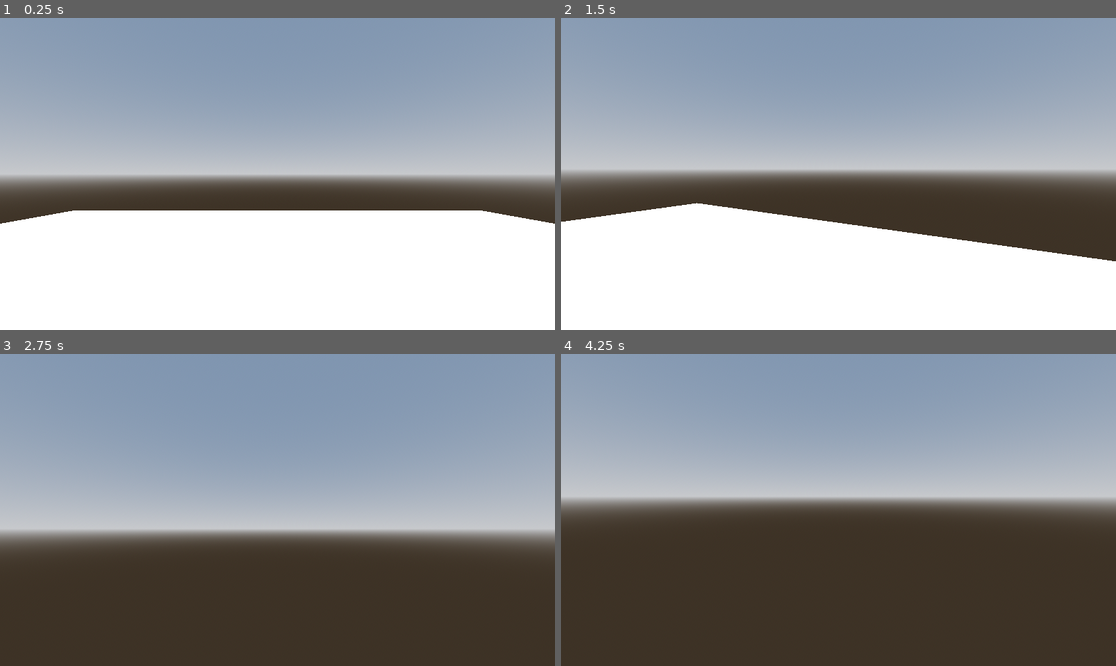
Above: before the commit, frames 1-4 (two rows, left to right).
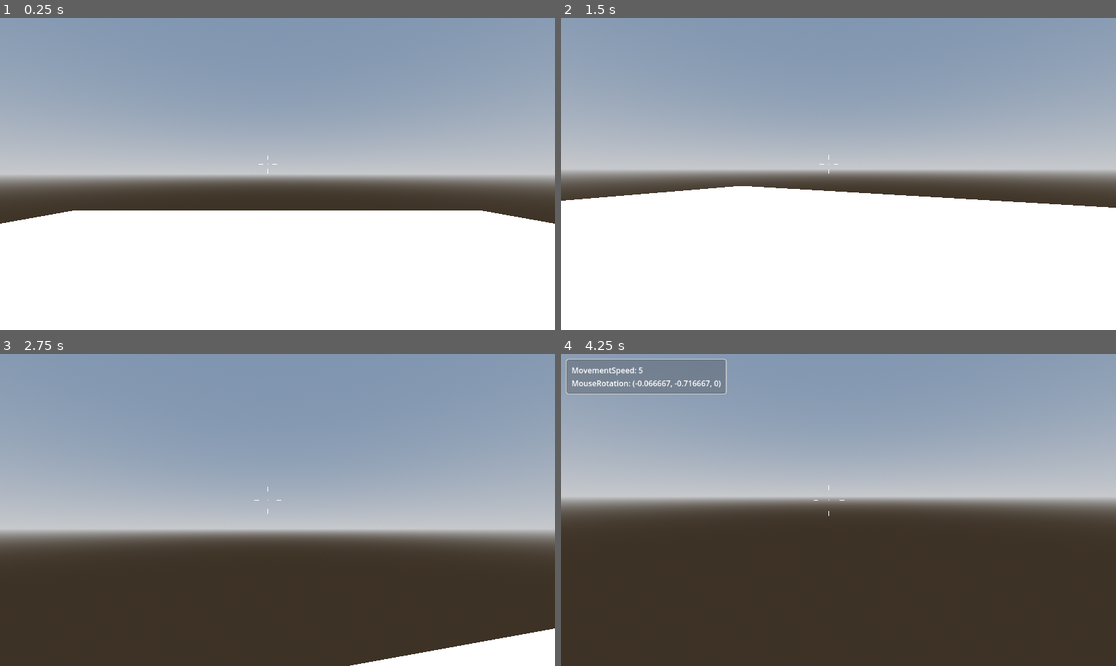
Above: after the commit, the same moments.

Repository: keyyzo/MVMJam
Game: Godot game, scene res://Scenes/world.tscn
Two runs of this game, one before a commit and one after it. Both use one fixed random seed, a clock stepped at 60 frames per second and the inputs below. The project has no main scene, so this scene is started directly.
Inputs (mouse positions are in pixels of both pictures, inside the frame that each line leads up to):
- Up to frame 1 (0.25 s): no input
- Up to frame 2 (1.5 s): move the mouse to (866, 174) at 0.52 s; hold C (crouch) 0.53-1.28 s; hold W (move_forward) from 0.53 s (still down); tap Space (jump) at 0.77, 0.8, 1.07, 1.35 s; move the mouse to (810, 174) at 1.27 s
- Up to frame 3 (2.75 s): keep holding W (move_forward); tap Space (jump) at 1.52, 1.82, 2.3 s; tap C (crouch) at 1.55 s; move the mouse to (288, 503) at 2.02 s; hold C (crouch) from 2.03 s (still down)
- Up to frame 4 (4.25 s): keep holding W (move_forward); move the mouse to (832, 516) at 2.77 s; release C (crouch) at 2.78 s; tap Shift (dash) at 2.85 s; tap Space (jump) at 3.02, 3.32, 3.77, 3.8, 4.07 s; tap C (crouch) at 3.05 s; tap Enter at 3.5 s; move the mouse to (877, 513) at 3.52 s; hold C (crouch) from 3.53 s (still down); tap ` (debug, bound only after the commit) at 4.15 s

The runs differ from the first frame. In frame 1, less than 0.1% of the frame differs, in the area x 46-50%, y 44-50%; in frame 2, 10%, in the area x 0-100%, y 43-78%; in frame 3, 2.3%; in frame 4, 3.2%.

Commit message:
improved crouching, added debug singleton
Following a tutorial on how to create an fps in godot, to further my understanding of the engine, how the UI works, singletons and a state machine within the engine, once my understanding is set I will start to adapt everything to my needs

Diff:
--- a/Scenes/fps_controller.tscn
+++ b/Scenes/fps_controller.tscn
@@ -1,6 +1,9 @@
-[gd_scene load_steps=7 format=3 uid="uid://wqsdaw1odyg2"]
+[gd_scene load_steps=11 format=3 uid="uid://wqsdaw1odyg2"]
 
 [ext_resource type="Script" path="res://Scripts/fps_controller.gd" id="1_m0s3d"]
+[ext_resource type="Script" path="res://Scripts/Reticle.gd" id="2_4mtk6"]
+[ext_resource type="Theme" uid="uid://bbfvrcnpqxkf6" path="res://UI/Themes/debug.tres" id="3_mk03r"]
+[ext_resource type="Script" path="res://Scripts/debug.gd" id="4_b7sim"]
 
 [sub_resource type="CapsuleShape3D" id="CapsuleShape3D_gflmr"]
 
@@ -90,10 +93,13 @@
 "RESET": SubResource("Animation_3nlh8")
 }
 
-[node name="CharacterBody3D" type="CharacterBody3D" node_paths=PackedStringArray("ANIMATION_PLAYER", "CAMERA_CONTROLLER")]
+[sub_resource type="SphereShape3D" id="SphereShape3D_br15n"]
+
+[node name="CharacterBody3D" type="CharacterBody3D" node_paths=PackedStringArray("ANIMATION_PLAYER", "CAMERA_CONTROLLER", "CROUCH_SHAPECAST")]
 script = ExtResource("1_m0s3d")
 ANIMATION_PLAYER = NodePath("AnimationPlayer")
 CAMERA_CONTROLLER = NodePath("CameraController/Camera3D")
+CROUCH_SHAPECAST = NodePath("ShapeCast3D")
 
 [node name="CollisionShape3D" type="CollisionShape3D" parent="."]
 transform = Transform3D(1, 0, 0, 0, 1, 0, 0, 0, 1, 0, 1, 0)
@@ -111,3 +117,69 @@
 libraries = {
 "": SubResource("AnimationLibrary_e1d42")
 }
+
+[node name="ShapeCast3D" type="ShapeCast3D" parent="."]
+transform = Transform3D(1, 0, 0, 0, 1, 0, 0, 0, 1, 0, 1.5, 0)
+shape = SubResource("SphereShape3D_br15n")
+target_position = Vector3(0, 0.5, 0)
+
+[node name="UserInterface" type="Control" parent="."]
+layout_mode = 3
+anchors_preset = 15
+anchor_right = 1.0
+anchor_bottom = 1.0
+grow_horizontal = 2
+grow_vertical = 2
+mouse_filter = 1
+
+[node name="Reticle" type="CenterContainer" parent="UserInterface" node_paths=PackedStringArray("RETICLE_LINES", "PLAYER_CONTROLLER")]
+layout_mode = 1
+anchors_preset = 8
+anchor_left = 0.5
+anchor_top = 0.5
+anchor_right = 0.5
+anchor_bottom = 0.5
+offset_left = -20.0
+offset_top = -20.0
+offset_right = 20.0
+offset_bottom = 20.0
+grow_horizontal = 2
+grow_vertical = 2
+script = ExtResource("2_4mtk6")
+RETICLE_LINES = [NodePath("Top"), NodePath("Right"), NodePath("Bottom"), NodePath("Left")]
+PLAYER_CONTROLLER = NodePath("../..")
+
+[node name="Top" type="Line2D" parent="UserInterface/Reticle"]
+points = PackedVector2Array(0, -5, 0, -15)
+width = 2.0
+
+[node name="Right" type="Line2D" parent="UserInterface/Reticle"]
+points = PackedVector2Array(5, 0, 15, 0)
+width = 2.0
+
+[node name="Bottom" type="Line2D" parent="UserInterface/Reticle"]
+points = PackedVector2Array(0, 5, 0, 15)
+width = 2.0
+
+[node name="Left" type="Line2D" parent="UserInterface/Reticle"]
+points = PackedVector2Array(-5, 0, -15, 0)
+width = 2.0
+
+[node name="DebugPanel" type="PanelContainer" parent="UserInterface"]
+custom_minimum_size = Vector2(200, 0)
+layout_mode = 0
+offset_left = 10.0
+offset_top = 10.0
+offset_right = 210.0
+offset_bottom = 50.0
+theme = ExtResource("3_mk03r")
+script = ExtResource("4_b7sim")
+
+[node name="MarginContainer" type="MarginContainer" parent="UserInterface/DebugPanel"]
+layout_mode = 2
+
+[node name="VBoxContainer" type="VBoxContainer" parent="UserInterface/DebugPanel/MarginContainer"]
+unique_name_in_owner = true
+layout_mode = 2
+
+[connection signal="animation_started" from="AnimationPlayer" to="." method="_on_animation_player_animation_started"]
--- a/Scenes/world.tscn
+++ b/Scenes/world.tscn
@@ -42,4 +42,4 @@
 transform = Transform3D(1, 0, 0, 0, 1, 0, 0, 0, 1, 3, 1, 0)
 
 [node name="CSGBox3D2" type="CSGBox3D" parent="PracticeStage/CSGBox3D2/CSGBox3D2"]
-transform = Transform3D(1, 0, 0, 0, 1, 0, 0, 0, 1, 3, 1, 2)
+transform = Transform3D(1, 0, 0, 0, 1, 0, 0, 0, 1, 3, 0.6, 2)
--- /dev/null
+++ b/Scripts/Reticle.gd
@@ -0,0 +1,32 @@
+extends CenterContainer
+
+@export var RETICLE_LINES : Array[Line2D]
+@export var PLAYER_CONTROLLER : CharacterBody3D
+@export var RETICLE_SPEED : float = 0.25
+@export var RETICLE_DISTANCE : float = 2.0
+@export var DOT_RADIUS : float = 1.0
+@export var DOT_COLOUR : Color = Color.WHITE
+
+# Called when the node enters the scene tree for the first time.
+func _ready() -> void:
+	queue_redraw()
+
+
+# Called every frame. 'delta' is the elapsed time since the previous frame.
+func _process(delta: float) -> void:
+	adjust_reticle_lines()
+
+func _draw() -> void:
+	draw_circle(Vector2(0,0), DOT_RADIUS, DOT_COLOUR)
+
+func adjust_reticle_lines():
+	var vel = PLAYER_CONTROLLER.get_real_velocity()
+	var origin = Vector3(0,0,0)
+	var pos = Vector2(0,0)
+	var speed = origin.distance_to(vel)
+
+# Adjust reticle line position
+	RETICLE_LINES[0].position = lerp(RETICLE_LINES[0].position, pos + Vector2(0, -speed * RETICLE_DISTANCE), RETICLE_SPEED) # Top
+	RETICLE_LINES[1].position = lerp(RETICLE_LINES[1].position, pos + Vector2(speed * RETICLE_DISTANCE,0), RETICLE_SPEED) # Right
+	RETICLE_LINES[2].position = lerp(RETICLE_LINES[2].position, pos + Vector2(0, speed * RETICLE_DISTANCE), RETICLE_SPEED) # Bottom
+	RETICLE_LINES[3].position = lerp(RETICLE_LINES[3].position, pos + Vector2(-speed * RETICLE_DISTANCE, 0), RETICLE_SPEED) # Left
--- /dev/null
+++ b/Scripts/debug.gd
@@ -0,0 +1,45 @@
+extends PanelContainer
+
+@onready var property_container = %VBoxContainer
+
+#var property
+var frames_per_second : String
+
+func _ready() -> void:
+
+	# Set global reference to self in Global Singleton
+	Global.debug = self
+
+	visible = false
+
+	#add_debug_property("FPS",frames_per_second)
+
+func _process(delta: float) -> void:
+	if visible:
+
+		frames_per_second = "%.2f" % (1.0/delta) # Gets frames per second every frame
+
+#		property.text = property.name + ": " + frames_per_second
+
+func _input(event: InputEvent) -> void:
+	if event.is_action_pressed("debug"):
+		visible = !visible
+
+func add_property(title : String, value, order):
+	var target
+	target = property_container.find_child(title, true, false) # try to find label node with same name
+
+	if !target: # if there is no current label node for property (ie. initial load)
+		target = Label.new() # Create new label node
+		property_container.add_child(target) # add new node as child to vbox container
+		target.name = title # set name to title
+		target.text = target.name + ": " +str(value) # set text value
+	elif visible:
+		target.text = title + ": " +str(value) # update  text value
+		property_container.move_child(target,order) # reorder property based on given order value
+
+#func add_debug_property(title : String, value):
+	#property = Label.new() # Create new Label node
+	#property_container.add_child(property) # Add new node as child to VBox container
+	#property.name = title # Set name as title
+	#property.text = property.name + value
--- a/Scripts/fps_controller.gd
+++ b/Scripts/fps_controller.gd
@@ -1,10 +1,14 @@
 extends CharacterBody3D
 
+# General character variables
 
-@export var SPEED : float = 5.0
+@export var SPEED_DEFAULT : float = 5.0
+@export var SPEED_WHILE_CROUCH : float = 2.5
 @export var JUMP_VELOCITY : float = 4.5
 
 @export var ANIMATION_PLAYER : AnimationPlayer
+
+var speed : float
 
 # Camera variables
 
@@ -12,6 +16,7 @@
 @export var TILT_LOWER_LIMIT := deg_to_rad(-90)
 @export var TILT_UPPER_LIMIT := deg_to_rad(90)
 @export var CAMERA_CONTROLLER : Camera3D
+
 
 var mouse_input : bool = false
 var mouse_rotation : Vector3
@@ -24,6 +29,8 @@
 
 var is_crouching : bool = false
 @export_range(5,10,0.1) var CROUCH_SPEED : float = 7.0
+@export var CROUCH_SHAPECAST : Node3D
+@export var TOGGLE_CROUCH : bool = true
 
 # Get the gravity from the project settings to be synced with RigidBody nodes.
 var gravity: float = ProjectSettings.get_setting("physics/3d/default_gravity")
@@ -31,8 +38,17 @@
 func _input(event: InputEvent) -> void:
 	if event.is_action_pressed("exit"):
 		get_tree().quit()
-	if event.is_action_pressed("crouch"):
+	if event.is_action_pressed("crouch") and is_on_floor() and TOGGLE_CROUCH == true:
 		toggle_crouch()
+	if event.is_action_pressed("crouch") and is_crouching and is_on_floor() and TOGGLE_CROUCH == false:
+		# Hold to crouch
+		crouching(true)
+	if event.is_action_released("crouch") and TOGGLE_CROUCH == false:
+		# Release to uncrouch
+		if CROUCH_SHAPECAST.is_colliding() == false:
+			crouching(false)
+		elif CROUCH_SHAPECAST.is_colliding() == true:
+			uncrouch_check()
 
 func _unhandled_input(event: InputEvent) -> void:
 	mouse_input = event is InputEventMouseMotion and Input.get_mouse_mode() == Input.MOUSE_MODE_CAPTURED
@@ -59,9 +75,21 @@
 	tilt_input = 0.0
 
 func _ready() -> void:
+
+	# Mouse input
 	Input.mouse_mode = Input.MOUSE_MODE_CAPTURED
 
+	# Default speed
+	speed = SPEED_DEFAULT
+
+	# Crouch check shapecast collision exception
+	CROUCH_SHAPECAST.add_exception($".")
+
 func _physics_process(delta: float) -> void:
+
+	Global.debug.add_property("MovementSpeed",speed, 1)
+	Global.debug.add_property("MouseRotation", mouse_rotation, 2)
+
 	# Add the gravity.
 	if not is_on_floor():
 		velocity.y -= gravity * delta
@@ -69,7 +97,7 @@
 	update_camera(delta)
 
 	# Handle jump.
-	if Input.is_action_just_pressed("jump") and is_on_floor():
+	if Input.is_action_just_pressed("jump") and is_on_floor() and is_crouching == false:
 		velocity.y = JUMP_VELOCITY
 
 	# Get the input direction and handle the movement/deceleration.
@@ -77,19 +105,43 @@
 	var input_dir := Input.get_vector("move_left", "move_right", "move_forward", "move_backward")
 	var direction := (transform.basis * Vector3(input_dir.x, 0, input_dir.y)).normalized()
 	if direction:
-		velocity.x = direction.x * SPEED
-		velocity.z = direction.z * SPEED
+		velocity.x = direction.x * speed
+		velocity.z = direction.z * speed
 	else:
-		velocity.x = move_toward(velocity.x, 0, SPEED)
-		velocity.z = move_toward(velocity.z, 0, SPEED)
+		velocity.x = move_toward(velocity.x, 0, speed)
+		velocity.z = move_toward(velocity.z, 0, speed)
 
 	move_and_slide()
 
 func toggle_crouch():
-	if is_crouching == true:
-		print("uncrouch")
-		ANIMATION_PLAYER.play("Crouch", -1 , -CROUCH_SPEED, true)
+	if is_crouching == true and CROUCH_SHAPECAST.is_colliding() == false:
+		crouching(false)
 	elif is_crouching == false:
-		print("crouch")
-		ANIMATION_PLAYER.play("Crouch", -1 , CROUCH_SPEED)
-	is_crouching = !is_crouching
+		crouching(true)
+
+func crouching(state : bool):
+	match state:
+		true:
+			ANIMATION_PLAYER.play("Crouch", -1, CROUCH_SPEED)
+			set_movement_speed("crouching")
+		false:
+			ANIMATION_PLAYER.play("Crouch", -1, -CROUCH_SPEED, true)
+			set_movement_speed("default")
+
+func uncrouch_check():
+	if CROUCH_SHAPECAST.is_colliding() == false:
+		crouching(false)
+	if CROUCH_SHAPECAST.is_colliding() == true:
+		await get_tree().create_timer(0.1).timeout
+		uncrouch_check()
+
+func _on_animation_player_animation_started(anim_name: StringName) -> void:
+	if anim_name == "Crouch":
+		is_crouching = !is_crouching
+
+func set_movement_speed(state : String):
+	match state:
+		"default":
+			speed = SPEED_DEFAULT
+		"crouching":
+			speed = SPEED_WHILE_CROUCH
--- /dev/null
+++ b/Scripts/global.gd
@@ -0,0 +1,3 @@
+extends Node
+
+var debug # References to DebugPanel for debug property assignment
--- /dev/null
+++ b/UI/Themes/debug.tres
@@ -0,0 +1,10 @@
+[gd_resource type="Theme" load_steps=2 format=3 uid="uid://bbfvrcnpqxkf6"]
+
+[ext_resource type="StyleBox" uid="uid://c3j8itt0338o6" path="res://UI/Themes/new_style_box_flat.tres" id="1_t5by4"]
+
+[resource]
+MarginContainer/constants/margin_bottom = 10
+MarginContainer/constants/margin_left = 10
+MarginContainer/constants/margin_right = 10
+MarginContainer/constants/margin_top = 10
+PanelContainer/styles/panel = ExtResource("1_t5by4")
--- /dev/null
+++ b/UI/Themes/new_style_box_flat.tres
@@ -0,0 +1,12 @@
+[gd_resource type="StyleBoxFlat" format=3 uid="uid://c3j8itt0338o6"]
+
+[resource]
+bg_color = Color(0.262745, 0.262745, 0.262745, 0.313726)
+border_width_left = 2
+border_width_top = 2
+border_width_right = 2
+border_width_bottom = 2
+corner_radius_top_left = 5
+corner_radius_top_right = 5
+corner_radius_bottom_right = 5
+corner_radius_bottom_left = 5
--- a/project.godot
+++ b/project.godot
@@ -13,6 +13,10 @@
 config/name="MVMJam"
 config/features=PackedStringArray("4.2", "GL Compatibility")
 config/icon="res://icon.svg"
+
+[autoload]
+
+Global="*res://Scripts/global.gd"
 
 [input]
 
@@ -66,6 +70,11 @@
 "events": [Object(InputEventKey,"resource_local_to_scene":false,"resource_name":"","device":-1,"window_id":0,"alt_pressed":false,"shift_pressed":false,"ctrl_pressed":false,"meta_pressed":false,"pressed":false,"keycode":0,"physical_keycode":67,"key_label":0,"unicode":99,"echo":false,"script":null)
 ]
 }
+debug={
+"deadzone": 0.5,
+"events": [Object(InputEventKey,"resource_local_to_scene":false,"resource_name":"","device":-1,"window_id":0,"alt_pressed":false,"shift_pressed":false,"ctrl_pressed":false,"meta_pressed":false,"pressed":false,"keycode":0,"physical_keycode":96,"key_label":0,"unicode":96,"echo":false,"script":null)
+]
+}
 
 [layer_names]
 
